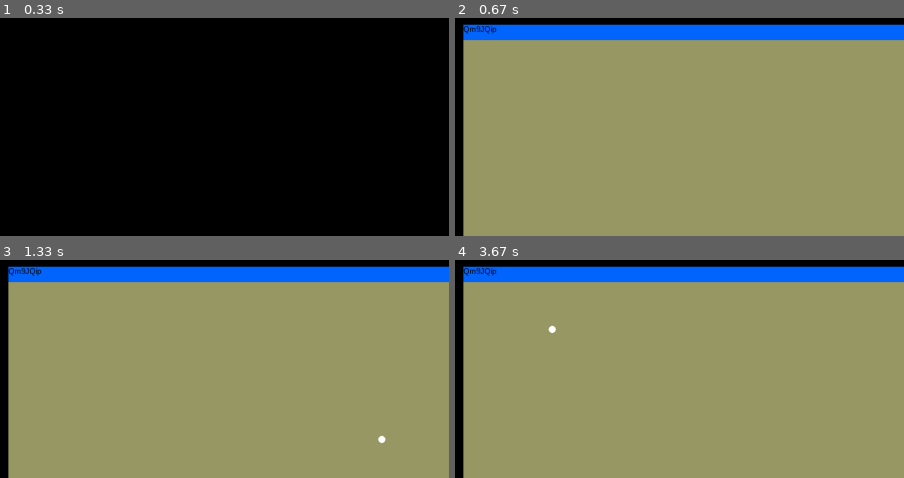
Above: before the commit, frames 1-4 (two rows, left to right).
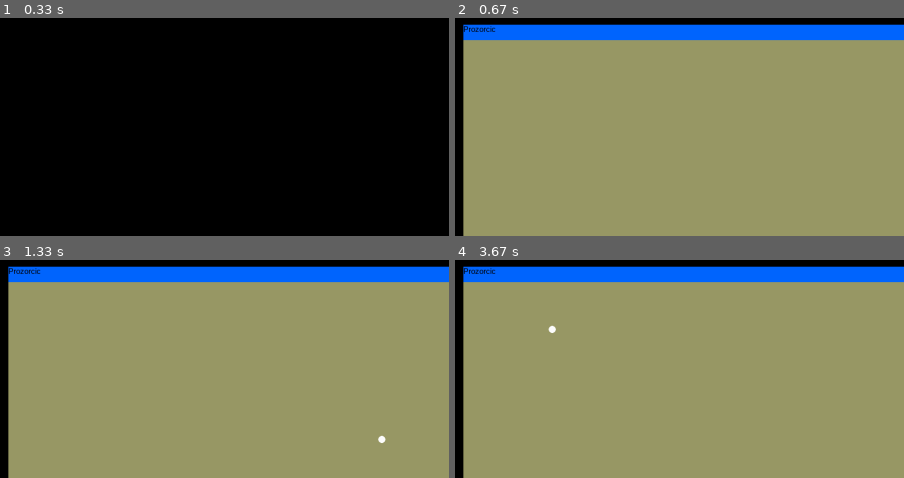
Above: after the commit, the same moments.

Repository: pfe-rs/zr-s-2024-pygame-gui
Game: pygame game, started from Projekat.py
The game is run twice, just before and just after one commit, with the same random seed, the same clock (stepped at 60 frames per second) and the same inputs.
Inputs (mouse positions are % of the whole screen's width and height, from its top left):
- Up to frame 1 (0.33 s): no input
- Up to frame 2 (0.67 s): tap W at 0.33 s
- Up to frame 3 (1.33 s): click (19, 73) at 0.72 s; click (47, 45) at 1.05 s
- Up to frame 4 (3.67 s): click (31, 69) at 1.38 s; click (81, 48) at 1.72 s; click (22, 65) at 2.05 s; click (12, 78) at 2.38 s; click (58, 75) at 2.72 s; click (41, 59) at 3.05 s; click (16, 20) at 3.38 s
The pictures show only the part of the screen within x 5-55%, y 4-54%; the shares and areas given below are measured in that part.

Frame 1 is identical in both runs. In frame 2, 0.2% of the frame differs, in the area x 1-10%, y 3-8%; in frame 3, 0.2%; in frame 4, 0.2%.

Commit message:
Lista labele odakle program bira labelu za prozor

Diff:
--- a/Labela.py
+++ b/Labela.py
@@ -2,20 +2,21 @@
 import random
 import string
 
+labele=['Prozor 1','Prozorcic','Prozor 2','Prozor celavi','Prozor 3','Prozor VSK','Prozorko','Window.py','WindowMaster.py',"Observer.py",'Necu da se igram vise.py','Anja Vujanac <3','Pomocnik Bosanac']
+
 class Label(pygame.sprite.Sprite):
     def __init__(self, x, y):
+        global labele
         super().__init__()
         pygame.font.init()
         self.font = pygame.font.SysFont('Arial',15)
         self.x = x
         self.y = y
         self.color = (0,0,0)
-        self.generate_random_text()
+        self.text=random.choice(labele)
         self.image = self.font.render(self.text, True, self.color)
         self.rect = self.image.get_rect(topleft=(self.x, self.y))
 
-    def generate_random_text(self):
-        self.text = ''.join(random.choices(string.ascii_letters + string.digits, k=random.randint(1, 10)))
 
     def set_text(self, text):
         self.text = text
